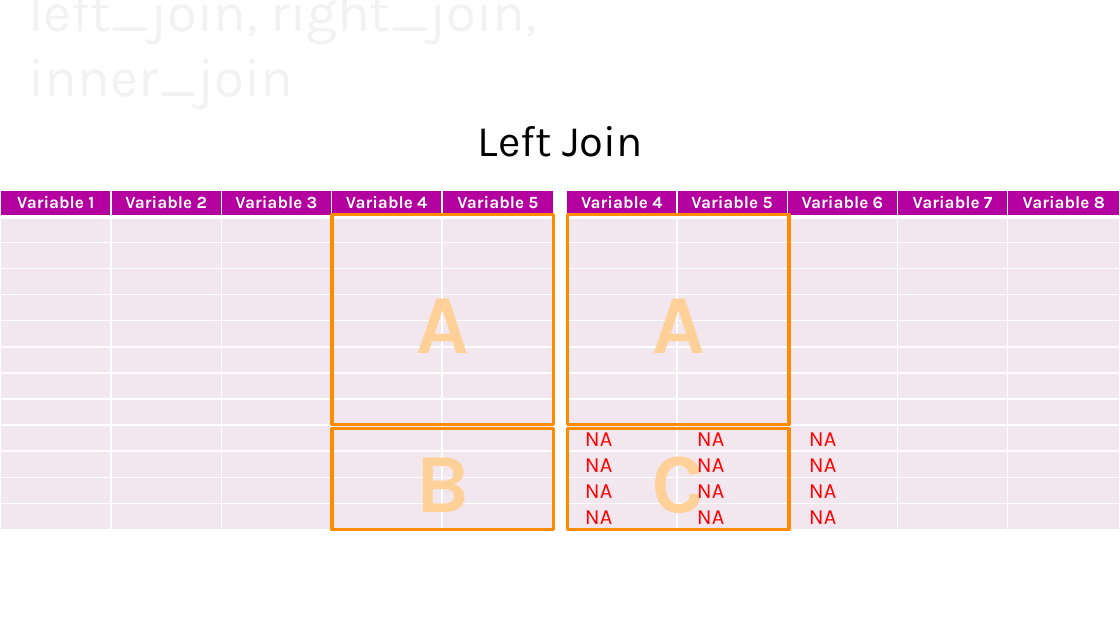
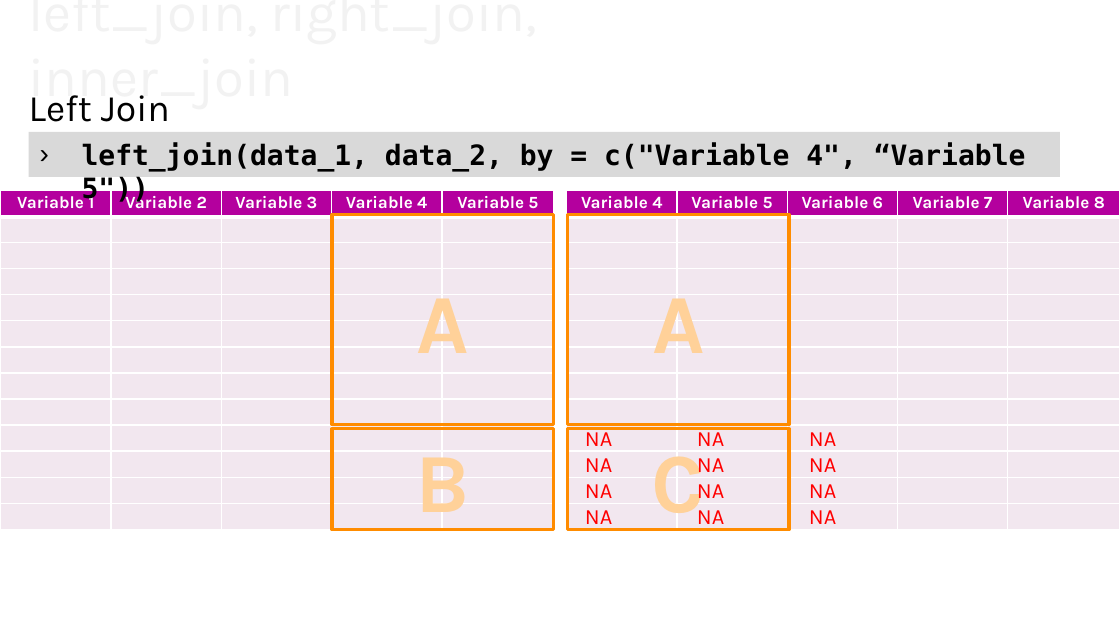
Before and after one commit to yinkaihsu/MSP-Lecture-R-Introduction, a slide deck: slide 15 of MSP_RIntoduction_IanHsu_20171025.pptx (slide 16 before the commit). Drawn at 1120x630 pixels with LibreOffice and Linux fonts; fonts in the diff are those of the drawing; background and template pictures are left out. Boxes give left, top, right and bottom in pixels: in the first picture for what was removed or moved away, otherwise in the second. Text is boxed around its words. In the diff, an @@ line names an element or a change of style, - is before the commit and + after.

```diff
--- a/MSP_RIntoduction_IanHsu_20171025.pptx
+++ b/MSP_RIntoduction_IanHsu_20171025.pptx
@@ text "Left Join" moved from (x1=478, y1=126, x2=643, y2=157) to (x1=29, y1=95, x2=170, y2=122) @@
@@ text "Left Join" at (x1=29, y1=95, x2=170, y2=122): size 28 to 24 pt; alignment centre to left @@
@@ rectangle added at (x1=28, y1=132, x2=1060, y2=177), fill #D9D9D9, 18 pt, text #000000, bold @@
+› left_join(data_1, data_2, by = c("Variable 4", “Variable 5"))
```
Also in this commit, not shown: 2 other slides changed.
